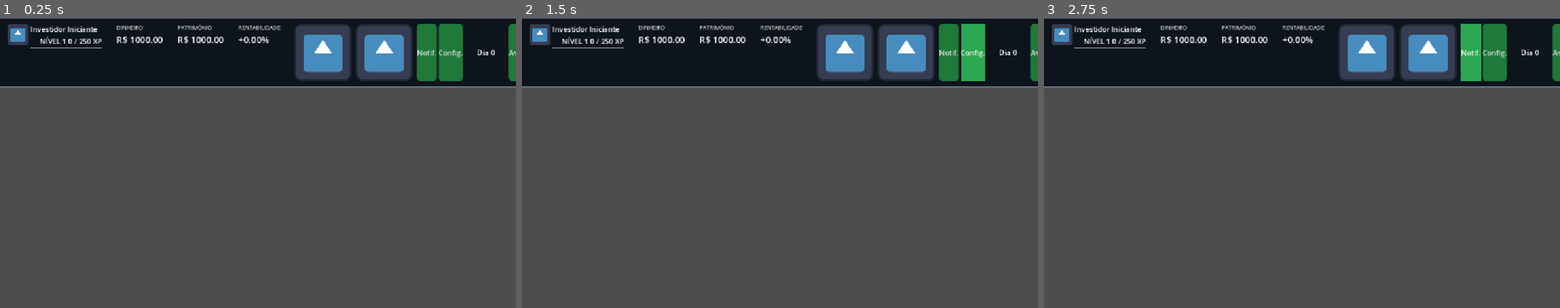
Above: before the commit, frames 1-3 (left to right).
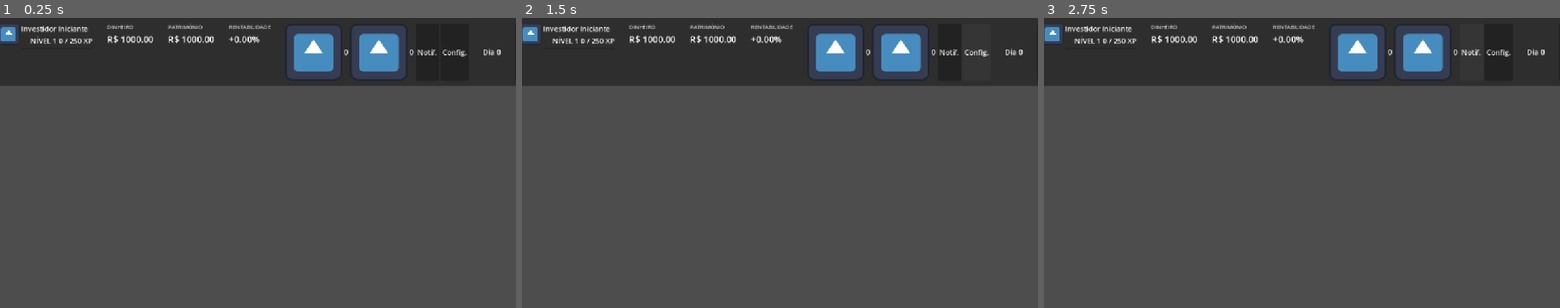
Above: after the commit, the same moments.

Repository: sofiabali/Lucrey
Game: Godot game, scene res://scenes/main.tscn
Two runs of this game, one before a commit and one after it. Both use one fixed random seed, a clock stepped at 60 frames per second and the inputs below. This scene is started directly instead of the project's main scene. The engine's default icon, where the game draws it, is replaced by a stand-in: a white triangle on a blue panel in a dark square.
Inputs:
- Up to frame 1 (0.25 s): no input
- Up to frame 2 (1.5 s): click "Notif." at 0.5 s; click "Config." at 1.25 s
- Up to frame 3 (2.75 s): click "Notif." at 2 s

The runs differ from the first frame. In frame 1, 21% of the frame differs, in the area x 0-100%, y 0-24%; in frame 2, 21%; in frame 3, 21%.

Commit message:
Ajeitando tema e barra superior

Diff:
--- /dev/null
+++ b/jogo/assets/lucrey_theme.tres
@@ -0,0 +1,158 @@
+[gd_resource type="Theme" load_steps=12 format=3]
+
+[sub_resource type="StyleBoxFlat" id="sb_barra"]
+content_margin_left = 8.0
+content_margin_top = 6.0
+content_margin_right = 8.0
+content_margin_bottom = 6.0
+bg_color = Color(0.043, 0.063, 0.09, 1)
+border_width_bottom = 2
+border_color = Color(0.122, 0.478, 0.227, 1)
+
+[sub_resource type="StyleBoxFlat" id="sb_cartao"]
+content_margin_left = 12.0
+content_margin_top = 8.0
+content_margin_right = 12.0
+content_margin_bottom = 8.0
+bg_color = Color(0.075, 0.106, 0.145, 1)
+border_width_left = 1
+border_width_top = 1
+border_width_right = 1
+border_width_bottom = 1
+border_color = Color(0.141, 0.196, 0.255, 1)
+corner_radius_top_left = 12
+corner_radius_top_right = 12
+corner_radius_bottom_right = 12
+corner_radius_bottom_left = 12
+
+[sub_resource type="StyleBoxFlat" id="sb_btn_normal"]
+content_margin_left = 16.0
+content_margin_top = 8.0
+content_margin_right = 16.0
+content_margin_bottom = 8.0
+bg_color = Color(0.122, 0.478, 0.227, 1)
+corner_radius_top_left = 10
+corner_radius_top_right = 10
+corner_radius_bottom_right = 10
+corner_radius_bottom_left = 10
+
+[sub_resource type="StyleBoxFlat" id="sb_btn_hover"]
+content_margin_left = 16.0
+content_margin_top = 8.0
+content_margin_right = 16.0
+content_margin_bottom = 8.0
+bg_color = Color(0.149, 0.58, 0.29, 1)
+corner_radius_top_left = 10
+corner_radius_top_right = 10
+corner_radius_bottom_right = 10
+corner_radius_bottom_left = 10
+
+[sub_resource type="StyleBoxFlat" id="sb_btn_pressed"]
+content_margin_left = 16.0
+content_margin_top = 8.0
+content_margin_right = 16.0
+content_margin_bottom = 8.0
+bg_color = Color(0.09, 0.376, 0.188, 1)
+corner_radius_top_left = 10
+corner_radius_top_right = 10
+corner_radius_bottom_right = 10
+corner_radius_bottom_left = 10
+
+[sub_resource type="StyleBoxEmpty" id="sb_vazio"]
+
+[sub_resource type="StyleBoxFlat" id="sb_icone_normal"]
+content_margin_left = 8.0
+content_margin_top = 8.0
+content_margin_right = 8.0
+content_margin_bottom = 8.0
+bg_color = Color(0.106, 0.149, 0.2, 1)
+border_width_left = 1
+border_width_top = 1
+border_width_right = 1
+border_width_bottom = 1
+border_color = Color(0.141, 0.196, 0.255, 1)
+corner_radius_top_left = 10
+corner_radius_top_right = 10
+corner_radius_bottom_right = 10
+corner_radius_bottom_left = 10
+
+[sub_resource type="StyleBoxFlat" id="sb_icone_hover"]
+content_margin_left = 8.0
+content_margin_top = 8.0
+content_margin_right = 8.0
+content_margin_bottom = 8.0
+bg_color = Color(0.15, 0.2, 0.27, 1)
+border_width_left = 1
+border_width_top = 1
+border_width_right = 1
+border_width_bottom = 1
+border_color = Color(0.2, 0.28, 0.36, 1)
+corner_radius_top_left = 10
+corner_radius_top_right = 10
+corner_radius_bottom_right = 10
+corner_radius_bottom_left = 10
+
+[sub_resource type="StyleBoxFlat" id="sb_icone_pressed"]
+content_margin_left = 8.0
+content_margin_top = 8.0
+content_margin_right = 8.0
+content_margin_bottom = 8.0
+bg_color = Color(0.07, 0.1, 0.14, 1)
+border_width_left = 1
+border_width_top = 1
+border_width_right = 1
+border_width_bottom = 1
+border_color = Color(0.141, 0.196, 0.255, 1)
+corner_radius_top_left = 10
+corner_radius_top_right = 10
+corner_radius_bottom_right = 10
+corner_radius_bottom_left = 10
+
+[sub_resource type="StyleBoxFlat" id="sb_prog_bg"]
+bg_color = Color(0.106, 0.149, 0.2, 1)
+corner_radius_top_left = 6
+corner_radius_top_right = 6
+corner_radius_bottom_right = 6
+corner_radius_bottom_left = 6
+
+[sub_resource type="StyleBoxFlat" id="sb_prog_fill"]
+bg_color = Color(0.18, 0.8, 0.443, 1)
+corner_radius_top_left = 6
+corner_radius_top_right = 6
+corner_radius_bottom_right = 6
+corner_radius_bottom_left = 6
+
+[resource]
+default_font_size = 14
+HBoxContainer/constants/separation = 12
+VBoxContainer/constants/separation = 2
+Label/colors/font_color = Color(0.95, 0.96, 0.97, 1)
+PanelContainer/styles/panel = SubResource("sb_cartao")
+Button/colors/font_color = Color(0.95, 0.96, 0.97, 1)
+Button/colors/font_hover_color = Color(1, 1, 1, 1)
+Button/colors/font_pressed_color = Color(0.85, 0.9, 0.87, 1)
+Button/font_sizes/font_size = 14
+Button/styles/normal = SubResource("sb_btn_normal")
+Button/styles/hover = SubResource("sb_btn_hover")
+Button/styles/pressed = SubResource("sb_btn_pressed")
+Button/styles/focus = SubResource("sb_vazio")
+ProgressBar/styles/background = SubResource("sb_prog_bg")
+ProgressBar/styles/fill = SubResource("sb_prog_fill")
+BarraSuperior/base_type = &"PanelContainer"
+BarraSuperior/styles/panel = SubResource("sb_barra")
+Cartao/base_type = &"PanelContainer"
+Cartao/styles/panel = SubResource("sb_cartao")
+BotaoIcone/base_type = &"Button"
+BotaoIcone/styles/normal = SubResource("sb_icone_normal")
+BotaoIcone/styles/hover = SubResource("sb_icone_hover")
+BotaoIcone/styles/pressed = SubResource("sb_icone_pressed")
+BotaoIcone/styles/focus = SubResource("sb_vazio")
+TituloPequeno/base_type = &"Label"
+TituloPequeno/colors/font_color = Color(0.561, 0.631, 0.702, 1)
+TituloPequeno/font_sizes/font_size = 11
+ValorGrande/base_type = &"Label"
+ValorGrande/colors/font_color = Color(0.97, 0.98, 1, 1)
+ValorGrande/font_sizes/font_size = 20
+Logo/base_type = &"Label"
+Logo/colors/font_color = Color(0.18, 0.8, 0.443, 1)
+Logo/font_sizes/font_size = 26
--- a/jogo/scenes/hud.tscn
+++ b/jogo/scenes/hud.tscn
@@ -117,6 +117,7 @@
 texture = ExtResource("1_ahhtf")
 
 [node name="ValorMoedas" type="Label" parent="BarraSuperior/Margem/Linha/Recursos" unique_id=2141120326]
+unique_name_in_owner = true
 layout_mode = 2
 
 [node name="IconeGemas" type="TextureRect" parent="BarraSuperior/Margem/Linha/Recursos" unique_id=990052316]
@@ -125,13 +126,16 @@
 texture = ExtResource("1_ahhtf")
 
 [node name="ValorGemas" type="Label" parent="BarraSuperior/Margem/Linha/Recursos" unique_id=73632895]
+unique_name_in_owner = true
 layout_mode = 2
 
 [node name="Notificacoes" type="Button" parent="BarraSuperior/Margem/Linha/Recursos" unique_id=1314283947]
+unique_name_in_owner = true
 layout_mode = 2
 text = "Notif."
 
 [node name="BotaoConfig" type="Button" parent="BarraSuperior/Margem/Linha/Recursos" unique_id=143681178]
+unique_name_in_owner = true
 layout_mode = 2
 text = "Config."
 
--- a/jogo/scenes/lucrey_theme.tres
+++ /dev/null
@@ -1,48 +0,0 @@
-[gd_resource type="Theme" format=3 uid="uid://b2fm4ln5os0ra"]
-
-[sub_resource type="StyleBoxFlat" id="StyleBoxFlat_akwjr"]
-bg_color = Color(0.16890675, 0.6563655, 0.31680658, 1)
-
-[sub_resource type="StyleBoxFlat" id="StyleBoxFlat_py3gm"]
-bg_color = Color(0.12156863, 0.47843137, 0.22745098, 1)
-corner_radius_top_left = 8
-corner_radius_top_right = 8
-corner_radius_bottom_right = 8
-corner_radius_bottom_left = 8
-
-[sub_resource type="StyleBoxFlat" id="StyleBoxFlat_bwxek"]
-bg_color = Color(0.101526596, 0.41544476, 0.1950807, 1)
-
-[sub_resource type="StyleBoxFlat" id="StyleBoxFlat_ltphf"]
-bg_color = Color(0.050980393, 0.078431375, 0.10980392, 1)
-border_width_left = 1
-border_width_top = 1
-border_width_right = 1
-border_width_bottom = 1
-border_color = Color(0.715463, 0.8007029, 0.9143243, 1)
-corner_radius_top_left = 12
-corner_radius_top_right = 12
-corner_radius_bottom_right = 12
-corner_radius_bottom_left = 12
-
-[sub_resource type="StyleBoxFlat" id="StyleBoxFlat_fr1xc"]
-bg_color = Color(0.7413847, 0.7413847, 0.7413844, 1)
-corner_radius_top_left = 15
-corner_radius_top_right = 15
-corner_radius_bottom_right = 15
-corner_radius_bottom_left = 15
-
-[sub_resource type="StyleBoxFlat" id="StyleBoxFlat_pawul"]
-bg_color = Color(0.23529412, 0.6156863, 0.24705882, 1)
-corner_radius_top_left = 15
-corner_radius_top_right = 15
-corner_radius_bottom_right = 15
-corner_radius_bottom_left = 15
-
-[resource]
-Button/styles/hover = SubResource("StyleBoxFlat_akwjr")
-Button/styles/normal = SubResource("StyleBoxFlat_py3gm")
-Button/styles/pressed = SubResource("StyleBoxFlat_bwxek")
-PanelContainer/styles/panel = SubResource("StyleBoxFlat_ltphf")
-ProgressBar/styles/background = SubResource("StyleBoxFlat_fr1xc")
-ProgressBar/styles/fill = SubResource("StyleBoxFlat_pawul")
--- a/jogo/scripts/game_state.gd
+++ b/jogo/scripts/game_state.gd
@@ -1,7 +1,10 @@
 extends Node
-## Autoload "GameState": dinheiro e carteira do jogador.
+## Autoload "GameState": dinheiro, carteira, XP e recursos do jogador.
 
 signal dinheiro_mudou(novo_valor: float)
+signal xp_mudou
+signal moedas_mudou
+signal gemas_mudou
 
 const DINHEIRO_INICIAL := 1000.0
 
@@ -10,6 +13,13 @@
 ## ticker -> quantidade de ações
 var carteira: Dictionary = {}
 
+var nivel: int = 1
+var xp: int = 0
+var moedas: int = 0
+var gemas: int = 0
+
+
+# --- Ações -----------------------------------------------------------
 
 func comprar(ticker: String, quantidade: int) -> bool:
 	var acao: Stock = Market.buscar(ticker)
@@ -48,60 +58,39 @@
 
 
 func rentabilidade() -> float:
-	# Em %, em relação ao dinheiro inicial (o "+24,35%" do seu protótipo).
+	# Em %, em relação ao dinheiro inicial.
 	return (patrimonio() / DINHEIRO_INICIAL - 1.0) * 100.0
 
-signal xp_mudou
 
-var nivel: int = 1
-var xp: int = 0
-
+# --- XP e nível ------------------------------------------------------
 
 func xp_para_proximo_nivel() -> int:
 	return nivel * 250
 
+
 func ganhar_xp(quantidade: int) -> void:
 	xp += quantidade
-
 	while xp >= xp_para_proximo_nivel():
 		xp -= xp_para_proximo_nivel()
 		nivel += 1
+	xp_mudou.emit()
 
-	xp_mudou.emit()
-	pass
 
-signal moedas_mudou
-signal gemas_mudou
-
-var moedas: int = 0
-var gemas: int = 0
+# --- Moedas e gemas --------------------------------------------------
 
 func ganhar_moedas(quantidade: int) -> void:
 	moedas += quantidade
 	moedas_mudou.emit()
 
+
 func gastar_moedas(quantidade: int) -> bool:
-	var acao: Stock
-	if acao == null or quantidade <= 0:
+	if quantidade <= 0 or quantidade > moedas:
 		return false
-	var custo := acao.preco * quantidade
-	if custo > moedas:
-		return false
-	moedas -= custo
+	moedas -= quantidade
 	moedas_mudou.emit()
 	return true
+
 
 func ganhar_gemas(quantidade: int) -> void:
 	gemas += quantidade
 	gemas_mudou.emit()
-
-func gastar_gemas(quantidade: int) -> bool:
-	var acao: Stock
-	if acao == null or quantidade <= 0:
-		return false
-	var custo := acao.preco * quantidade
-	if custo > gemas:
-		return false
-	gemas -= custo
-	gemas_mudou.emit()
-	return true
--- a/jogo/scripts/hud.gd
+++ b/jogo/scripts/hud.gd
@@ -1,57 +1,79 @@
 extends CanvasLayer
+## HUD: barra superior (dinheiro, patrimônio, rentabilidade, XP, recursos).
+
+const COR_POSITIVA := Color(0.18, 0.8, 0.44)
+const COR_NEGATIVA := Color.CRIMSON
 
 @onready var label_dinheiro: Label = %ValorDinheiro
 @onready var label_patrimonio: Label = %ValorPatrimonio
 @onready var label_rentabilidade: Label = %ValorRentabilidade
 @onready var label_dia: Label = %LabelDia
-@onready var botao_avancar: Button = %BotaoAvancar
 @onready var label_nivel: Label = %LabelNivel
 @onready var label_xp: Label = %LabelXp
 @onready var barra_xp: ProgressBar = %BarraXp
+@onready var label_moedas: Label = %ValorMoedas
+@onready var label_gemas: Label = %ValorGemas
+@onready var botao_avancar: Button = %BotaoAvancar
+@onready var botao_notificacoes: Button = %Notificacoes
+@onready var botao_config: Button = %BotaoConfig
 
 
 func _ready() -> void:
 	botao_avancar.pressed.connect(_on_botao_avancar_pressed)
+	botao_notificacoes.pressed.connect(_on_botao_notificacoes_pressed)
+	botao_config.pressed.connect(_on_botao_config_pressed)
+
 	GameState.dinheiro_mudou.connect(_on_dinheiro_mudou)
+	GameState.xp_mudou.connect(_atualizar_tudo)
+	GameState.moedas_mudou.connect(_atualizar_tudo)
+	GameState.gemas_mudou.connect(_atualizar_tudo)
 	Market.dia_avancou.connect(_on_dia_avancou)
-	GameState.xp_mudou.connect(_atualizar_tudo)
+
 	_atualizar_tudo()
 
+
 func _atualizar_tudo() -> void:
-
+	# Dinheiro e patrimônio
 	label_dinheiro.text = "R$ %.2f" % GameState.dinheiro
 	label_patrimonio.text = "R$ %.2f" % GameState.patrimonio()
-	# Mudando tema a depender da rentabilidade
+
+	# Rentabilidade (verde se positiva, vermelha se negativa)
 	var rent: float = GameState.rentabilidade()
-
+	label_rentabilidade.text = "%+.2f%%" % rent
 	if rent < 0:
-		label_rentabilidade.add_theme_color_override("font_color", Color.CRIMSON)
+		label_rentabilidade.add_theme_color_override("font_color", COR_NEGATIVA)
 	elif rent > 0:
-		label_rentabilidade.add_theme_color_override("font_color", Color("#2ECC71"))
+		label_rentabilidade.add_theme_color_override("font_color", COR_POSITIVA)
 	else:
 		label_rentabilidade.remove_theme_color_override("font_color")
 
-	label_rentabilidade.text = "%+.2f%%" % rent
-	label_dia.text = "Dia %d" % Market.dia
+	# Cartão do investidor
 	label_nivel.text = "NÍVEL %d" % GameState.nivel
 	label_xp.text = "%d / %d XP" % [GameState.xp, GameState.xp_para_proximo_nivel()]
 	barra_xp.max_value = GameState.xp_para_proximo_nivel()
 	barra_xp.value = GameState.xp
 
+	# Recursos e tempo
+	label_moedas.text = "%d" % GameState.moedas
+	label_gemas.text = "%d" % GameState.gemas
+	label_dia.text = "Dia %d" % Market.dia
+
 
 func _on_botao_avancar_pressed() -> void:
-	# TODO: fazer o dia avançar
 	Market.avancar_dia()
-	pass
+
+
+func _on_botao_notificacoes_pressed() -> void:
+	print("Notificações abertas")
+
+
+func _on_botao_config_pressed() -> void:
+	print("Configurações abertas")
 
 
 func _on_dinheiro_mudou(_novo_valor: float) -> void:
-	# TODO: atualizar a tela
 	_atualizar_tudo()
-	pass
 
 
 func _on_dia_avancou(_dia: int) -> void:
-	# TODO: atualizar a tela
 	_atualizar_tudo()
-	pass
